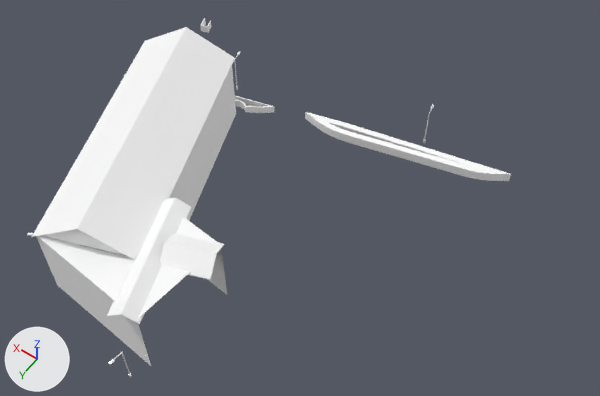
Before and after pictures for a commit that changed the glTF model cities/arlov-borggatan/pack/tiles/c-15_-2.glb.
Camera for both pictures: a 50 mm camera at (-915.2, -46.8, 84.5) aimed at (-879.3, -97.0, 5.6). Lighting does not change. The marker at lower left points along +X, +Y and +Z. The older version comes first. Where no turn or scale is listed for an object, it has been applied to the vertices. Vertices at exactly the same position are counted once.

Objects in the first picture: 'SM_Building_w208846832', 'SM_Wall_Fence_-15_-2', 'SM_Wall_Hedge_-15_-2' and 1 more.
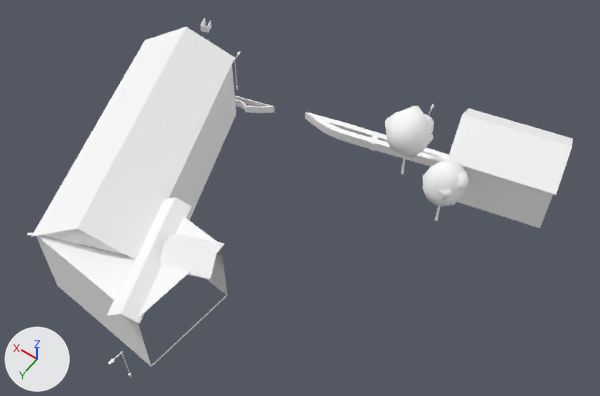
Where the newer file only moved an object's origin or applied its transform, the numbers keep the older frame.

What differs and where, as boxes [x1, y1, x2, y2] in the pictures (600 x 396 px; the box of a moved part takes in the faces that stretch with it):
'SM_Building_w208846832', reshaped, moved, rescaled (149% wider): before [32, 27, 236, 366]; after [31, 27, 540, 367]
'SM_Building_w365052819', added: after [447, 108, 573, 227]
    faces in mat_m_roof_slate_dark (white #ffffff): [447, 108, 573, 195]
    faces in mat_m_wall_plaster_yellow_upper (white #ffffff): [458, 167, 553, 227]
'SM_Trees_-15_-2', added: after [385, 106, 468, 221]
    faces in mat_m_leaf (white #ffffff): [385, 106, 468, 207]
part 1 of me_sm_building_w208846832, moved or reshaped: before [32, 27, 235, 260]; after [31, 27, 235, 260]
part 2 of me_sm_building_w208846832, added: after [37, 115, 236, 367]
part 3 of me_sm_building_w208846832, added (mostly hidden): after [457, 200, 540, 228]
part 4 of me_sm_wall_hedge__15__2, built on: before [368, 133, 511, 181]; after [368, 133, 449, 166]

The change, as a list of edits to the scene's bpy script:
```text
Change me_sm_building_w208846832:
    used by ob_sm_building_w208846832; location = (-864.53, -89.19, 6.76); scale = (18.9, 18.9, 18.9)
    remove me_sm_building_w208846832.from_pydata(...)  # 71 vertices, 53 faces; spans x -0.82..0.82, y -1.0..1.0, z -0.37..0.37
    add me_sm_building_w208846832.from_pydata(...)  # 91 vertices, 73 faces; spans x -1.0..1.0, y -0.96..0.96, z -0.26..0.26
    me_sm_building_w208846832 part 1: the loose piece of 10 vertices spanning x -0.41..0.82, y -1.0..0.87, z 0.16..0.37 is scaled about its middle by 0.69, then moved by (0.37, 0.29, -0.08)
    me_sm_building_w208846832 part 2: 27 vertices added at x -0.06..0.98, y -0.4..0.91, z -0.26..0.17
    me_sm_building_w208846832 part 3: 8 vertices added at x -1.0..-0.47, y -0.96..-0.54, z -0.26..-0.25
    other edits to the shape of me_sm_building_w208846832 do not show in these pictures
    add me_sm_building_w208846832.materials.append(mat_m_concrete)  # white #ffffff
Change me_sm_wall_hedge__15__2:
    remove me_sm_wall_hedge__15__2.from_pydata(...)  # 52 vertices, 71 faces; spans x -14.1..14.1, y -3.5..3.5, z -0.7..0.7
    add me_sm_wall_hedge__15__2.from_pydata(...)  # 65 vertices, 102 faces; spans x -6.4..14.1, y -1.8..3.5, z -0.7..0.7
    me_sm_wall_hedge__15__2 part 4
    15 vertices are removed from x -14.1..-8.8, y -3.5..-0.7, z -0.7..0.7
    38 faces are deleted
    1 vertex moves from x -8.8, y -0.7, z -0.7 to x -6.3, y -0.1, z -0.7
    13 vertices are added at x -6.4..8.2, y -1.8..2.9, z -0.7..0.7
    6 new vertices lie (0.0, 0.0, 1.4) away from vertices in x -8.8..5.7, y -0.9..1.6, z -0.7
    9 new vertices lie (0.0, 0.0, 1.4) away from vertices in x -6.4..4.3, y -1.8..2.5, z -0.7
    69 new faces join them
Add me_sm_building_w365052819:
    me_sm_building_w365052819.from_pydata([(-7.2, 3.0, -5.3), (-5.3, -5.8, -5.3), (-5.3, -5.8, 2.1), (-7.2, 3.0, 2.1), (7.2, -3.0, -5.3), (7.2, -3.0, 2.1), (5.3, 5.8, -5.3), (5.3, 5.8, 2.1), (7.2, -3.0, 2.1), (5.3, 5.8, 2.1), (6.3, 1.4, 5.3), (-7.2, 3.0, 2.1), (-6.3, -1.4, 5.3), (5.5, 6.2, 1.9), (-7.6, 3.3, 1.9), (-6.5, -1.5, 5.3), (6.5, 1.5, 5.3), (-5.5, -6.2, 1.9), (7.6, -3.3, 1.9), (5.5, 6.2, 1.7), (-7.6, 3.3, 1.7), (-5.5, -6.2, 1.7), (7.6, -3.3, 1.7)], [], [(0, 1, 2), (0, 2, 3), (1, 4, 5), (1, 5, 2), (4, 6, 7), (4, 7, 5), (6, 0, 3), (6, 3, 7), (8, 9, 10), (11, 2, 12), (13, 14, 15), (13, 15, 16), (17, 18, 16), (17, 16, 15), (19, 20, 14), (19, 14, 13), (18, 17, 21), (18, 21, 22)])
    for i in [8, 9]: me_sm_building_w365052819.polygons[i].material_index = 1
    for i in [*range(10, 18)]: me_sm_building_w365052819.polygons[i].material_index = 2
    me_sm_building_w365052819.materials.append(mat_m_wall_plaster_yellow_upper)  # white #ffffff
    me_sm_building_w365052819.materials.append(mat_m_wall_plaster_yellow_blank)  # white #ffffff
    me_sm_building_w365052819.materials.append(mat_m_roof_slate_dark)  # white #ffffff
Change ob_sm_building_w208846832:
    ob_sm_building_w208846832.location: (-864.53, -89.19, 6.76) -> (-876.53, -96.68, 6.75)
    ob_sm_building_w208846832.scale: (18.9, 18.9, 18.9) -> (27.4, 27.4, 27.4)
Add ob_sm_trees__15__2:
    ob_sm_trees__15__2 = bpy.data.objects.new('SM_Trees_-15_-2', me_sm_trees__15__2)  # 276 vertices, 504 faces; spans x -6.73..6.73, y -5.03..5.03, z -5.69..5.69; in mat_m_bark_wood (white #ffffff), mat_m_leaf (white #ffffff)
    ob_sm_trees__15__2.location = (-888.87, -109.89, 5.65)
Add ob_sm_building_w365052819:
    ob_sm_building_w365052819 = bpy.data.objects.new('SM_Building_w365052819', me_sm_building_w365052819)
    ob_sm_building_w365052819.location = (-896.75, -117.31, 5.21)
```
